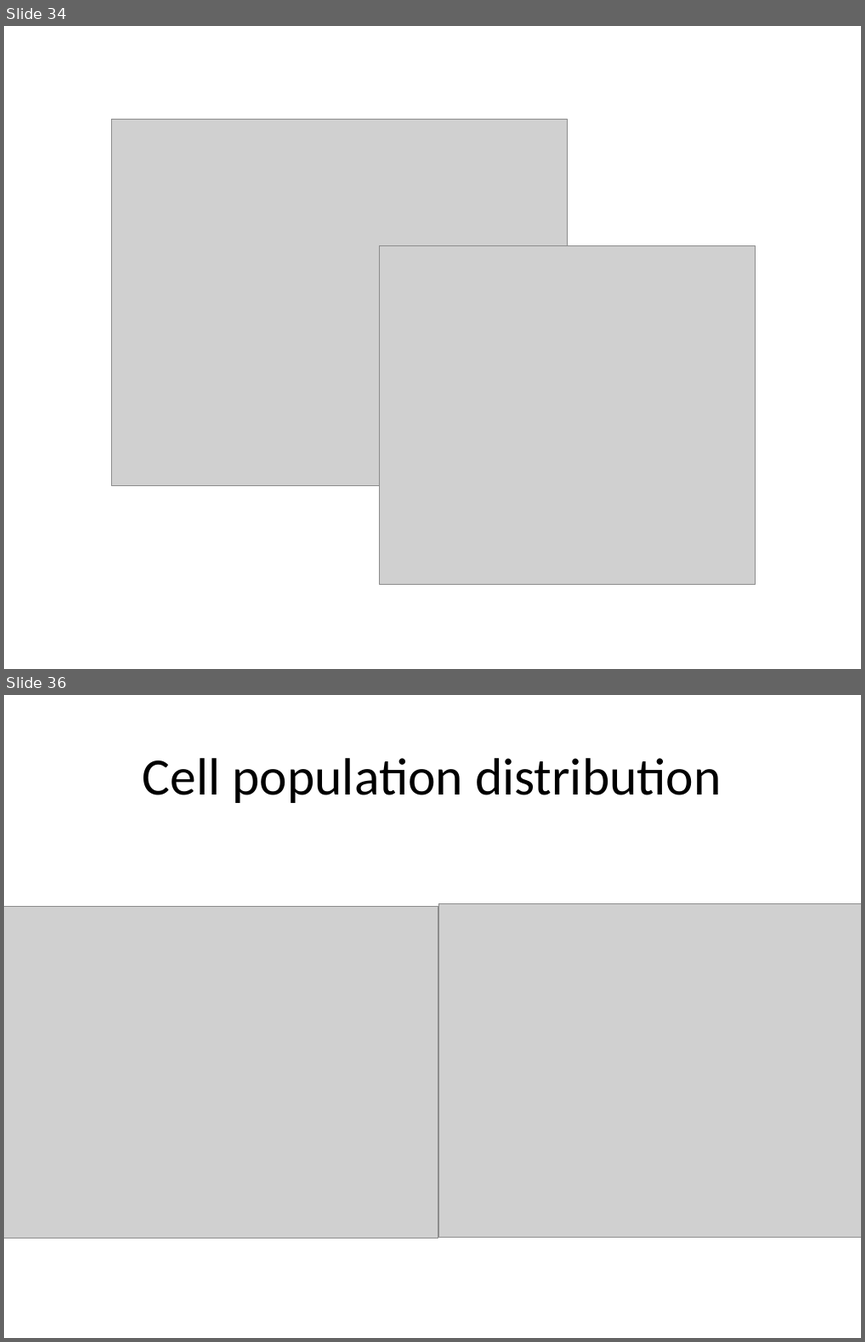
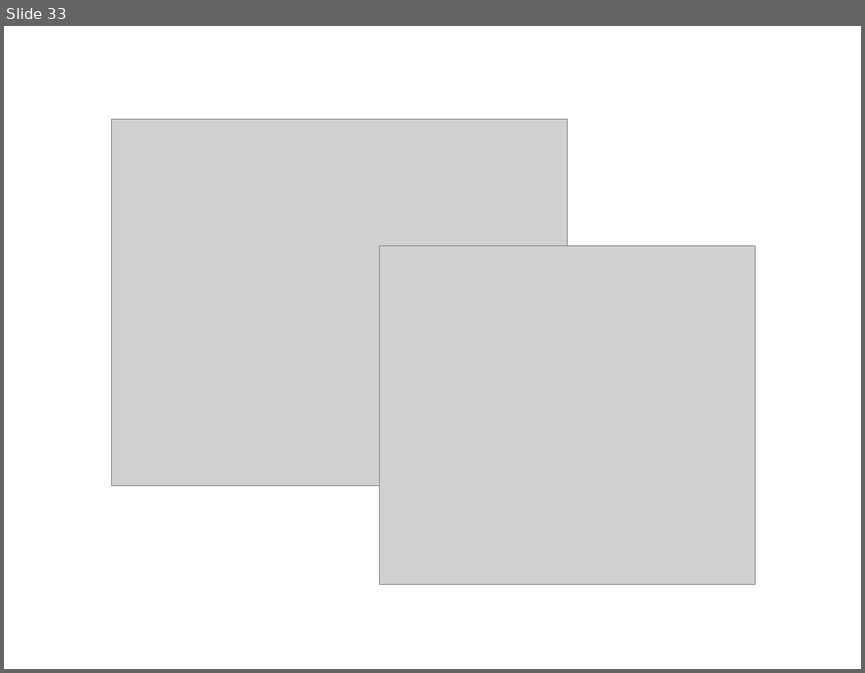
Before and after one commit to 2waybene/mixturemodel, a slide deck: BeijingMeeting/OralCancer.pptx. Shown one above the other, each under a label of ours: slides 34 and 36 before the commit, slide 33 after it; the slides between them are not shown. The pictures are 865x1342 and 865x673 pixels, drawn with LibreOffice and Linux fonts; fonts in the diff are those of the drawing; grey boxes stand for pictures. Boxes give left, top, right and bottom in pixels: in the first picture for what was removed or moved away, otherwise in the second. Text is boxed around its words. In the diff, an @@ line names an element or a change of style, - is before the commit and + after.

```diff
--- a/BeijingMeeting/OralCancer.pptx
+++ b/BeijingMeeting/OralCancer.pptx
@@ slide 36 removed at (4,695,861,1338), background #FFFFFF @@
@@ title removed at (143,758,721,803) @@
-Cell population distribution
@@ picture removed at (4,906,438,1238) @@
@@ picture removed at (439,904,861,1237) @@
@@ what was slide 34 is now slide 33 @@
```
Also in this commit, not shown: 1 slide changed, 6 slides added, 26 other slides removed, 9 other files.
